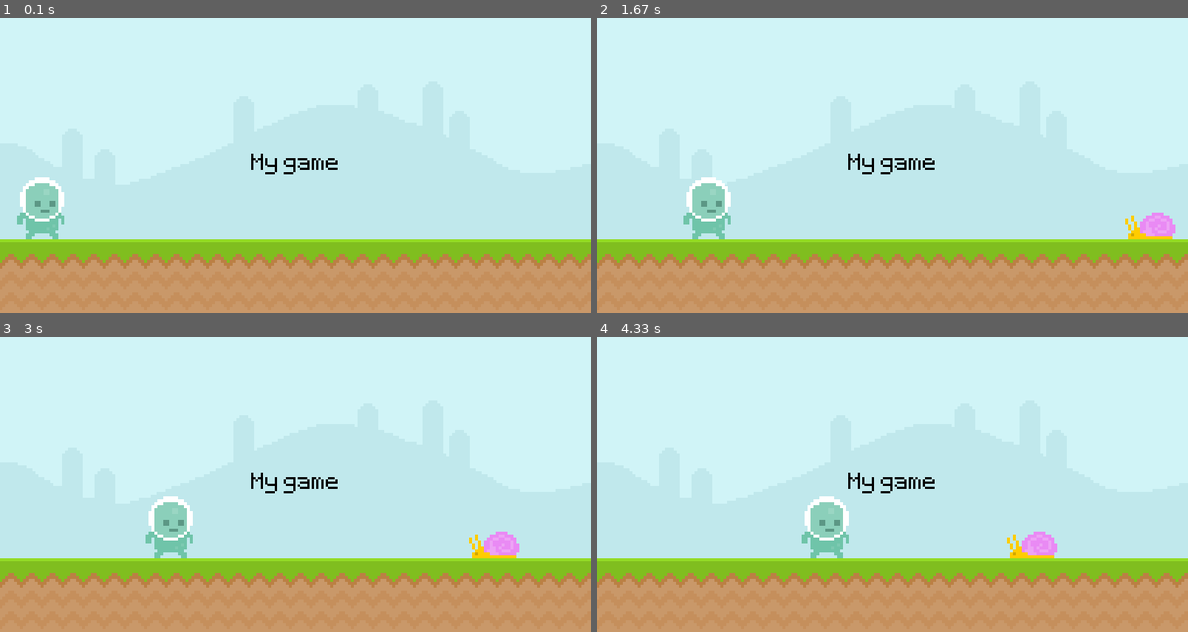
Above: before the commit, frames 1-4 (two rows, left to right).
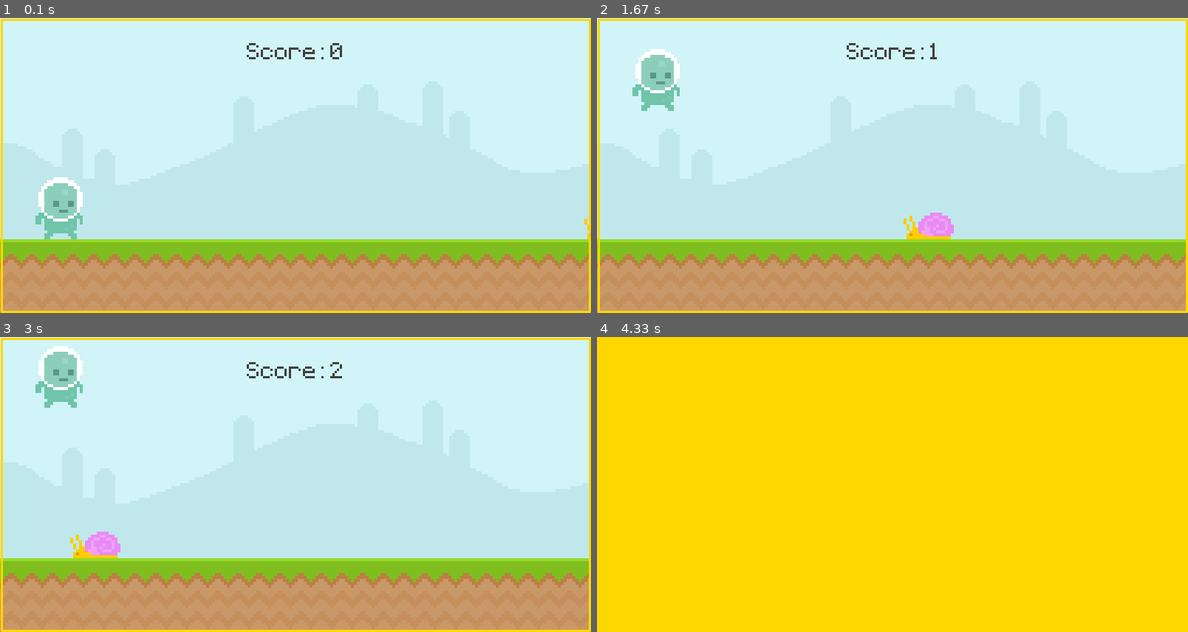
Above: after the commit, the same moments.

Repository: goncasthiago/pygame-tutorials
Game: pygame game, started from main.py
Same seed, same stepped clock (60 frames per second), same inputs: the game is played once before the commit and once after it.
Inputs (mouse positions are in pixels of both pictures, inside the frame that each line leads up to):
- Up to frame 1 (0.1 s): no input
- Up to frame 2 (1.67 s): press the mouse at (656, 206) at 0.37 s; move the mouse to (762, 147) at 0.47 s; release the mouse at (868, 85) at 0.6 s; tap Space at 1.17, 1.57 s; move the mouse to (697, 224) at 1.53 s
- Up to frame 3 (3 s): tap Space at 1.87, 2.4, 2.7 s; press the mouse at (59, 525) at 2.03 s; move the mouse to (271, 463) at 2.13 s; release the mouse at (484, 401) at 2.27 s; click (289, 525) at 2.42 s
- Up to frame 4 (4.33 s): click (703, 384) at 3.48 s; click (762, 578) at 3.82 s; click (1081, 478) at 4.25 s

The runs differ from the first frame. In frame 1, 4.3% of the frame differs, in the area x 0-100%, y 0-100%; in frame 2, 6.4%; in frame 3, 6.4%; in frame 4, 100%.

Commit message:
Score add & Simple fail status

Diff:
--- a/main.py
+++ b/main.py
@@ -1,17 +1,37 @@
 import pygame
 from sys import exit
+
+def display_score():
+    global screen_time
+    counter_time = int(pygame.time.get_ticks()/1000) - start_time
+    #if counter_time % 10 == 0: screen_time += 1
+    score_surf = test_font.render( f"Score: {counter_time}" , False , (64,64,64) )
+    score_rect = score_surf.get_rect(center = (WIDTH/2,50))
+    screen.blit(score_surf, score_rect)
+    #print(screen_time)
 
 pygame.init()
 
 WIDTH = 800
 HEIGHT = 400
+SURF = 300
+at_ground = True
+game_active = True
+start_time = 0
+#screen_time = 0
 
+#Score text
+test_font = pygame.font.Font('font/Pixeltype.ttf',50)
+#Create a score surface at beggining of the game
+# score_surface = test_font.render('My game', False, (64,64,64))
+# score_rect = score_surface.get_rect(center = (WIDTH/2,50))
+
+#config
 screen = pygame.display.set_mode((WIDTH,HEIGHT))
 pygame.display.set_caption('Runner')
 clock = pygame.time.Clock()
-test_font = pygame.font.Font('font/Pixeltype.ttf',50)
-text_surface = test_font.render('My game', False, 'Black')
-score_rect = text_surface.get_rect(center = (WIDTH/2,HEIGHT/2))
+
+
 
 #brackgroud surfaces
 #test_surface.fill('green')
@@ -26,21 +46,52 @@
 #snail
 snail_surface = pygame.image.load('graphics/snail/snail1.png').convert_alpha()
 
-snail_rect = snail_surface.get_rect(midbottom = (815,300))
+snail_rect = snail_surface.get_rect(midbottom = (815,SURF))
 snail_rect.left = 815
 #player
 player_surface = pygame.image.load('graphics\Player\player_walk_1.png').convert_alpha()
 #player_rect = pygame.Rect(left,top,width,height)
-player_rect = player_surface.get_rect(midbottom = (50,300))
+player_rect = player_surface.get_rect( midbottom = (80,300))
 
 out_right = 815
 out_left = -60
+snail_velocity = 4.5
 velocity = 1
+player_gravity = 0
+
 while True:
+
+
     for event in pygame.event.get():
         if event.type == pygame.QUIT:
             pygame.quit()
             exit()
+
+        if game_active:
+            if event.type == pygame.KEYDOWN and at_ground :
+                #print('key down')
+                match event.key:
+                    case pygame.K_SPACE:
+                        #print("Space")
+                        player_gravity = -20
+
+
+            if event.type == pygame.MOUSEBUTTONDOWN and at_ground:
+                if player_rect.collidepoint(event.pos):
+                    player_gravity = -20
+        else:
+            if event.type == pygame.KEYDOWN and event.key == pygame.K_SPACE :
+                start_time = int(pygame.time.get_ticks()/1000)
+                #screen_time = 0
+                game_active = True
+
+
+
+
+
+
+        #if event.type == pygame.KEYUP:
+        #    print('key up')
 
         #collision with event loop
         #if event.type == pygame.MOUSEMOTION:
@@ -52,32 +103,78 @@
         #Mouse "click"
         #if event.type == pygame.MOUSEBUTTONDOWN:
         #    print(event.pos)
+    if game_active:
+        #draw all our elements
+        screen.blit(sky_surface,(0,0))
+        screen.blit(ground_surface,(0,300))
+        display_score()
+        #pygame.draw.rect(screen, 'Pink', score_rect)
 
-    #draw all our elements
-    screen.blit(sky_surface,(0,0))
-    screen.blit(ground_surface,(0,300))
-    screen.blit(text_surface,score_rect)
+        #score
+        #pygame.draw.rect(screen, '#c0e8ec' , pygame.Rect.scale_by(score_rect, 1.3, 1.2),0,12)
+        #screen.blit(score_surface,score_rect)
 
-    #snail moviment
-    snail_rect.x -= velocity
-    if snail_rect.x < out_left: snail_rect.x = out_right
-    screen.blit(snail_surface,snail_rect)
-    #Player
-    screen.blit( player_surface, player_rect)
-    player_rect.left += 1
-    if player_rect.x > out_right: player_rect.x = out_left
 
-    #collisions
-    #if player_rect.colliderect(snail_rect):
-    #    print("Collision")
+        #Main screen
+        pygame.draw.lines(screen, 'Gold',True,((2,2),(2,HEIGHT-2),(WIDTH-2,HEIGHT-2),(WIDTH-2,2)),3)
+        #snail moviment
+        snail_rect.x -= snail_velocity
+        if snail_rect.x < out_left: snail_rect.x = out_right
+        screen.blit(snail_surface,snail_rect)
 
-    #mouse
-    #mouse_pos = pygame.mouse.get_pos()
-    #if player_rect.collidepoint(mouse_pos):
-    #    #print('collision')
-    #    print(pygame.mouse.get_pressed())
 
-    #update everything
+        #Player
+
+        screen.blit( player_surface, player_rect)
+        #player_rect.left += 1
+        #if player_rect.x > out_right: player_rect.x = out_left
+        player_rect.top += player_gravity
+
+        if player_rect.bottom < 300:
+            player_gravity += 1
+            at_ground = False
+        else:
+            player_gravity = 0
+            at_ground = True
+            #back to ground
+            player_rect.bottom = 300
+
+
+
+
+
+        #collisions
+
+        if snail_rect.colliderect(player_rect):
+            #pygame.quit()
+            #exit()
+            at_ground = True
+            player_rect.bottom = 300
+            snail_rect.x = out_right
+            game_active = False
+            screen.fill('Gold')
+
+        #if player_rect.colliderect(snail_rect):
+        #    print("Collision")
+
+
+
+        #mouse
+        #mouse_pos = pygame.mouse.get_pos()
+        #if player_rect.collidepoint(mouse_pos):
+        #    #print('collision')
+        #    print(pygame.mouse.get_pressed())
+
+        #update everything
+
+        #reading
+        # keys = pygame.key.get_pressed()
+        # if keys[pygame.K_SPACE]:
+        #     print("Jump")
+
+
+    #else:
+    #    screen.fill('Gold')
 
     pygame.display.update()
     clock.tick(60)
